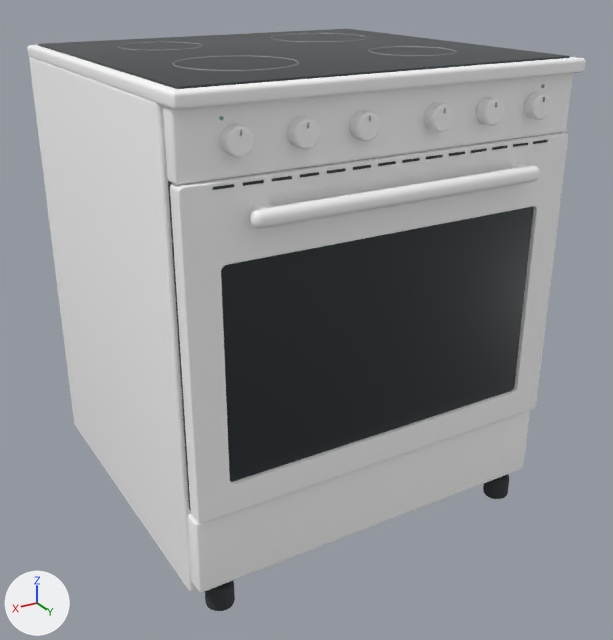
A saved change to the glTF model apps/editor/public/models/cooker-ceramic-classic.glb.
Both versions are drawn from a camera (50 mm lens) standing at (0.81, 1.42, 1.062) and looking at (-0.009, 0.054, 0.38). Lighting does not change. The marker at lower left points along +X, +Y and +Z. The older version comes first. Vertices at exactly the same position are counted once.

The scene before the commit, as lines of its bpy script (objects in view):
```python
mat_body = principled_material('body')
mat_body.base_color = (1.0, 1.0, 1.0)  # white #ffffff
mat_body.metallic = 0.06
mat_body.roughness = 0.64
me_cylinder = bpy.data.meshes.new('Cylinder')
me_cylinder.from_pydata(...)  # 13220 vertices, 26264 faces; spans x -0.381..0.381, y -0.368..0.393, z 0.0..0.904
# faces by material slot: [8452, 8732, 856, 832, 6376, 1016]
me_cylinder.materials.append(mat_graphite_rubber_seals)  # dark grey #35383a
me_cylinder.materials.append(mat_body)  # white #ffffff
me_cylinder.materials.append(mat_satin_hardware)  # grey #a8adb1
me_cylinder.materials.append(mat_restrained_dark_glass)  # dark grey #2b3337
me_cylinder.materials.append(mat_soft_grey_control_markings)  # grey #999ea0
me_cylinder.materials.append(mat_muted_indicator)  # greyish cyan #89aaaf
ob_houseit_cooker_ceramic_classic = bpy.data.objects.new('Houseit cooker-ceramic-classic', me_cylinder)
ob_houseit_cooker_ceramic_classic.location = (0.0, 0.0, 0.0)
```
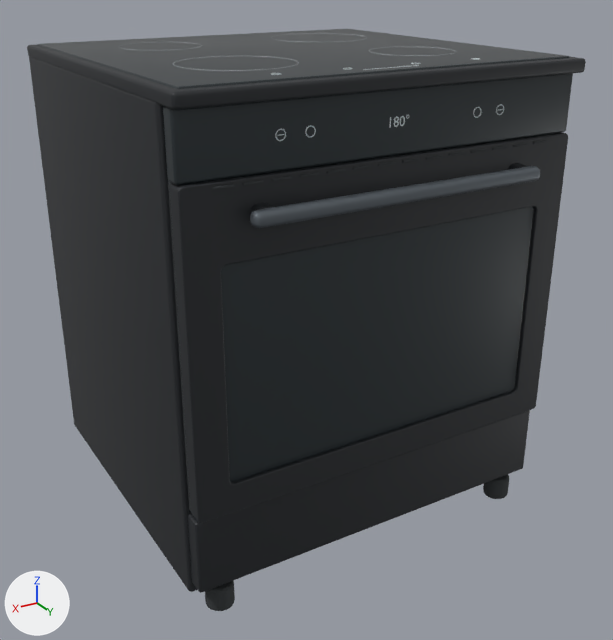
What differs and where, as boxes [x1, y1, x2, y2] in the pictures (613 x 640 px; the box of a moved part takes in the faces that stretch with it):
'Houseit cooker-ceramic-classic', recoloured, reshaped (grey to black): [27, 29, 586, 611] in both
part 1 of me_cylinder, moved or reshaped (not visible afterwards): before [251, 165, 540, 229]
part 2 of me_cylinder, added: after [250, 166, 540, 228]
part 3 of me_cylinder, deleted: before [219, 84, 551, 158]
part 4 of me_cylinder, moved or reshaped: before [368, 46, 504, 126]; after [369, 47, 481, 118]
part 5 of me_cylinder, moved or reshaped: before [173, 56, 320, 149]; after [176, 56, 316, 138]
part 6 of me_cylinder, recoloured (white to dark grey): [163, 73, 573, 185] in both

The change, as a diff of the scene's bpy script:
```diff
--- a/apps/editor/public/models/cooker-ceramic-classic.glb.py
+++ b/apps/editor/public/models/cooker-ceramic-classic.glb.py
@@ mat_body @@
 mat_body = principled_material('body')
-mat_body.base_color = (1.0, 1.0, 1.0)  # white #ffffff
+mat_body.base_color = (0.018, 0.021, 0.025)  # black #24282c
 mat_body.metallic = 0.06
@@ mat_satin_graphite_cooker_handle @@
+mat_satin_graphite_cooker_handle = principled_material('Satin graphite cooker handle')
+mat_satin_graphite_cooker_handle.base_color = (0.12, 0.14, 0.16)  # grey #61696f
+mat_satin_graphite_cooker_handle.metallic = 0.4
+mat_satin_graphite_cooker_handle.roughness = 0.45
@@ mat_quiet_electronic_display @@
+mat_quiet_electronic_display = principled_material('Quiet electronic display')
+mat_quiet_electronic_display.base_color = (0.63, 0.7, 0.71)  # light grey #d0dadb
+mat_quiet_electronic_display.roughness = 0.65
@@ me_cylinder @@
 # used by ob_houseit_cooker_ceramic_classic; location = (0.0, 0.0, 0.0)
-me_cylinder.from_pydata(...)  # 13220 vertices, 26264 faces; spans x -0.381..0.381, y -0.368..0.393, z 0.0..0.904
+me_cylinder.from_pydata(...)  # 15028 vertices, 29924 faces; spans x -0.381..0.381, y -0.368..0.393, z 0.0..0.904
+# me_cylinder part 1: the loose piece of 216 vertices spanning x -0.278..0.278, y 0.368..0.393, z 0.703..0.731 is scaled about its middle by (0.0193, 0.0968, 0.0588), then moved by (-0.21, -0.034, 0.108), in mat_quiet_electronic_display (light grey #d0dadb)
+# me_cylinder part 2: a new loose piece of 216 vertices spanning x -0.278..0.278, y 0.368..0.393, z 0.705..0.729, in mat_satin_graphite_cooker_handle (grey #61696f)
+# me_cylinder part 3: 12 loose pieces with 2688 vertices, spanning x -0.307..0.307, y 0.346..0.373, z 0.804..0.86, are deleted
+# me_cylinder part 4: 362 vertices removed from x -0.256..-0.098, y 0.066..0.37, z 0.804..0.904; 618 vertices added at x -0.255..-0.099, y 0.067..0.348, z 0.816..0.904
+# me_cylinder part 5: 342 vertices removed from x 0.076..0.278, y 0.044..0.37, z 0.804..0.904; 598 vertices added at x 0.077..0.277, y 0.045..0.348, z 0.816..0.904
+# me_cylinder part 6: 428 faces spanning x -0.376..0.376, y 0.316..0.347, z 0.771..0.877 switch from mat_body (white #ffffff) to mat_restrained_dark_glass (dark grey #2b3337)
+# other edits to the shape of me_cylinder do not show in these pictures
 me_cylinder.materials.append(mat_graphite_rubber_seals)
@@ me_cylinder @@
 me_cylinder.materials.append(mat_soft_grey_control_markings)
-me_cylinder.materials.append(mat_muted_indicator)  # greyish cyan #89aaaf
+me_cylinder.materials.append(mat_satin_graphite_cooker_handle)  # grey #61696f
+me_cylinder.materials.append(mat_quiet_electronic_display)  # light grey #d0dadb
```
